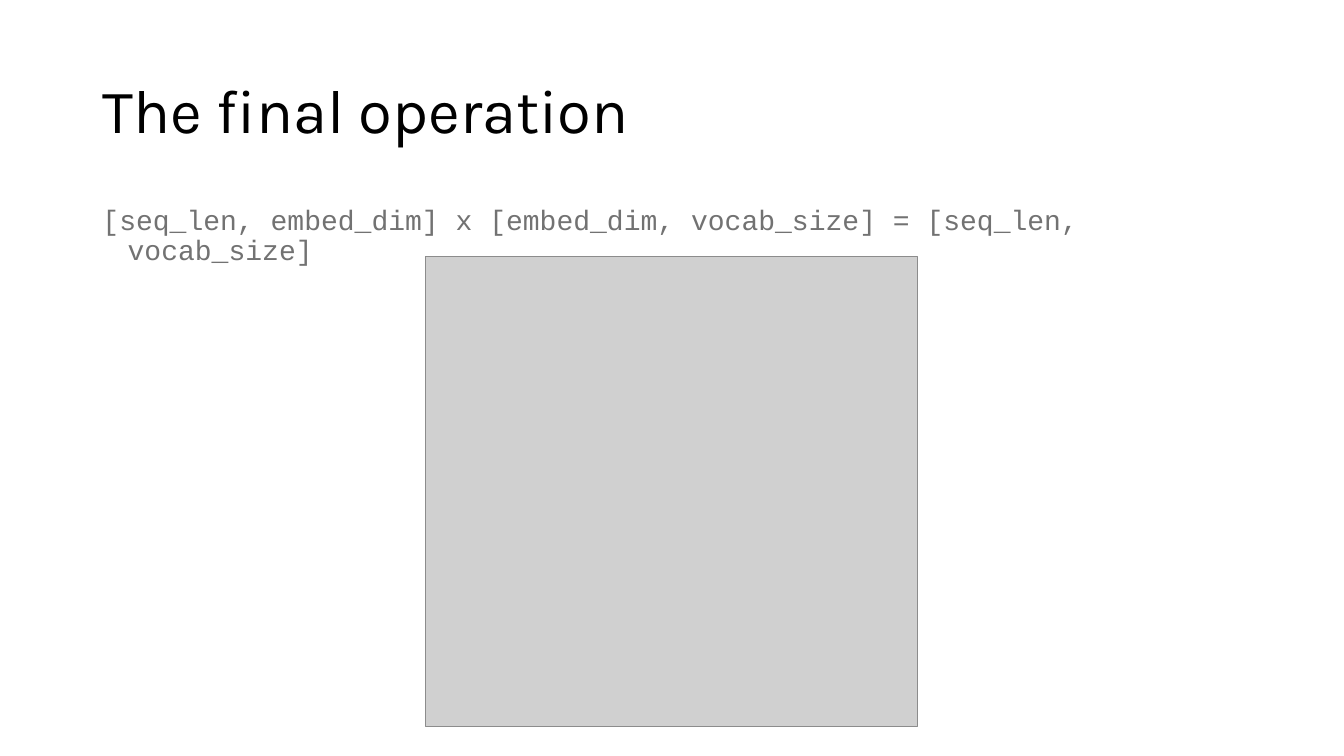
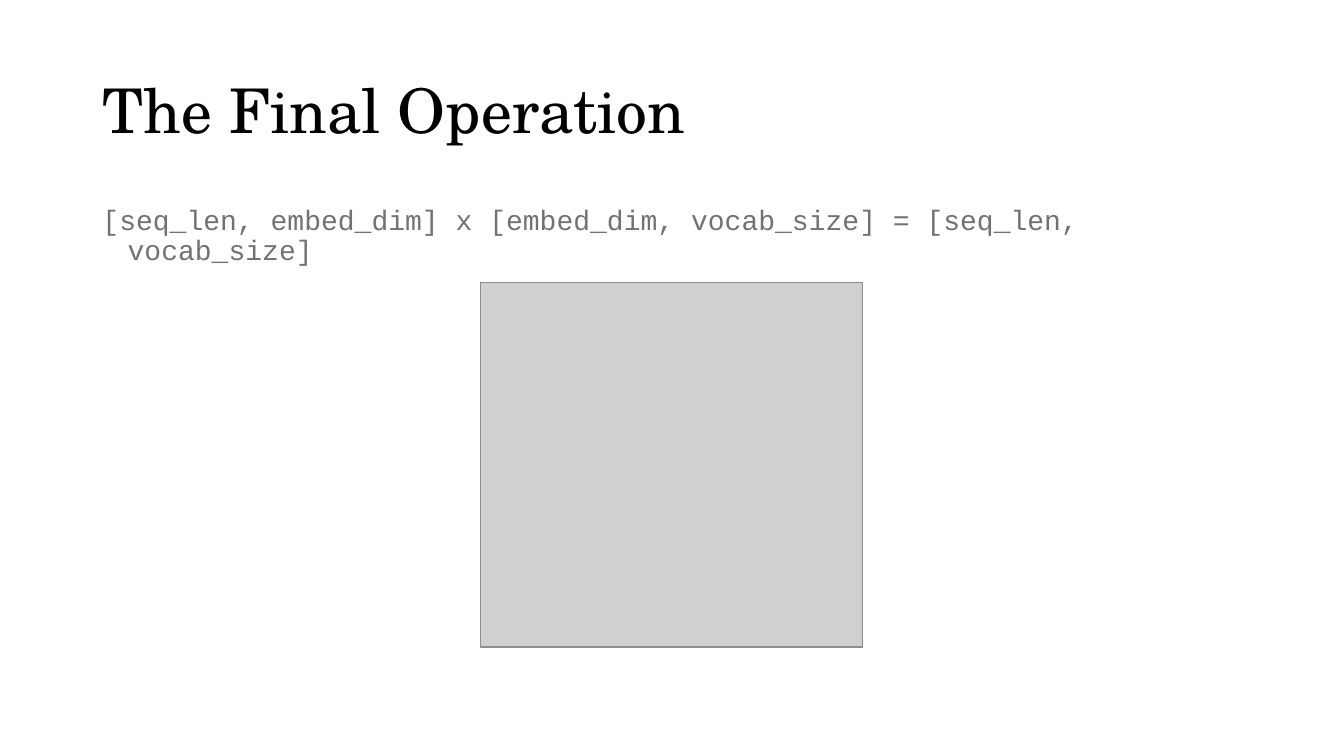
Before and after one commit to acceleratescience/large-language-models, a slide deck: slide 12 of slides/flsg/6-sampling-flsg.pptx. Drawn at 1344x756 pixels with LibreOffice and Linux fonts; fonts in the diff are those of the drawing; grey boxes stand for pictures; background and template pictures are left out. Boxes give left, top, right and bottom in pixels: in the first picture for what was removed or moved away, otherwise in the second. Text is boxed around its words. In the diff, an @@ line names an element or a change of style, - is before the commit and + after.

```diff
--- a/slides/flsg/6-sampling-flsg.pptx
+++ b/slides/flsg/6-sampling-flsg.pptx
@@ title at (x1=102, y1=87, x2=685, y2=146): text changed; font Karla to TeX Gyre Schola @@
-The final operation
+The Final Operation
@@ picture resized from (x1=426, y1=257, x2=919, y2=727) to (x1=481, y1=282, x2=863, y2=646) @@
```
Also in this commit, not shown: 25 other slides changed, 1 other file.
